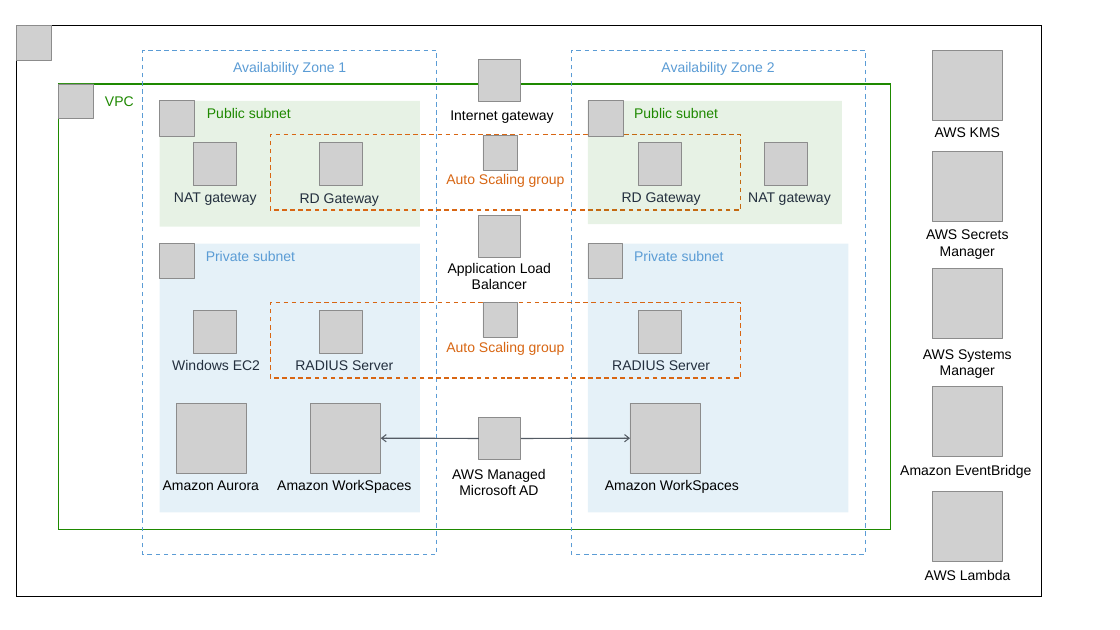
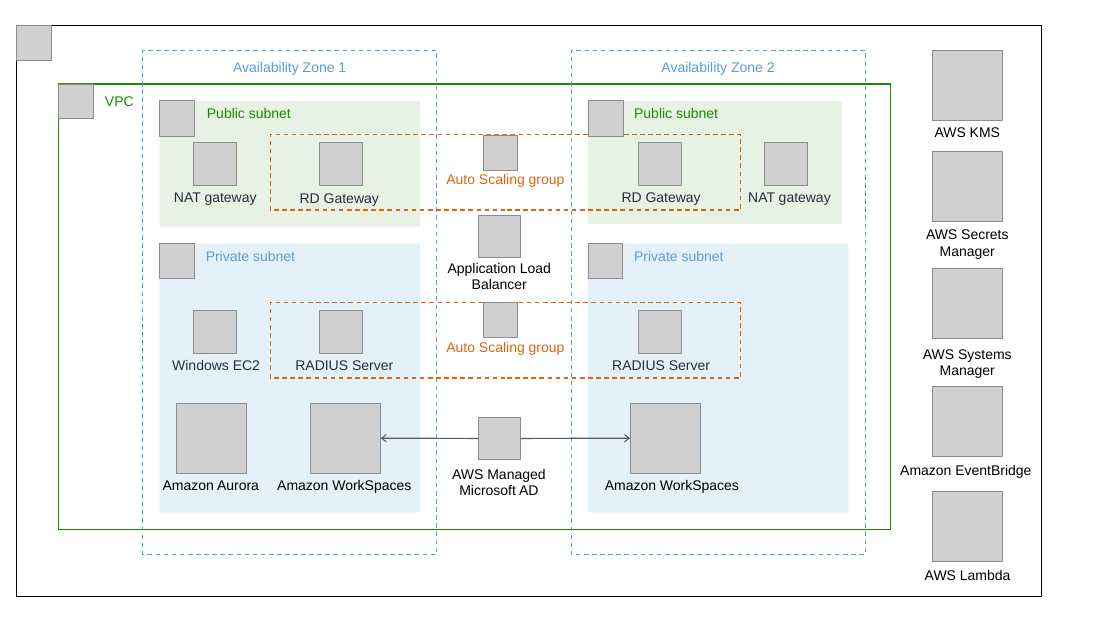
Before and after one commit to aws-quickstart/quickstart-freeradius-mfa-workspaces, a slide deck: slide 2 of docs/deployment_guide/images/freeradius-mfa-workspaces-architecture-diagram.pptx. Drawn at 1120x630 pixels with LibreOffice and Linux fonts; fonts in the diff are those of the drawing; grey boxes stand for pictures. Boxes give left, top, right and bottom in pixels: in the first picture for what was removed or moved away, otherwise in the second. Text is boxed around its words. In the diff, an @@ line names an element or a change of style, - is before the commit and + after.

```diff
--- a/docs/deployment_guide/images/freeradius-mfa-workspaces-architecture-diagram.pptx
+++ b/docs/deployment_guide/images/freeradius-mfa-workspaces-architecture-diagram.pptx
@@ picture removed at (479,60,521,102) @@
@@ text removed at (450,110,554,123) @@
-Internet gateway
```
Also in this commit, not shown: 2 other slides changed, 2 other files.
